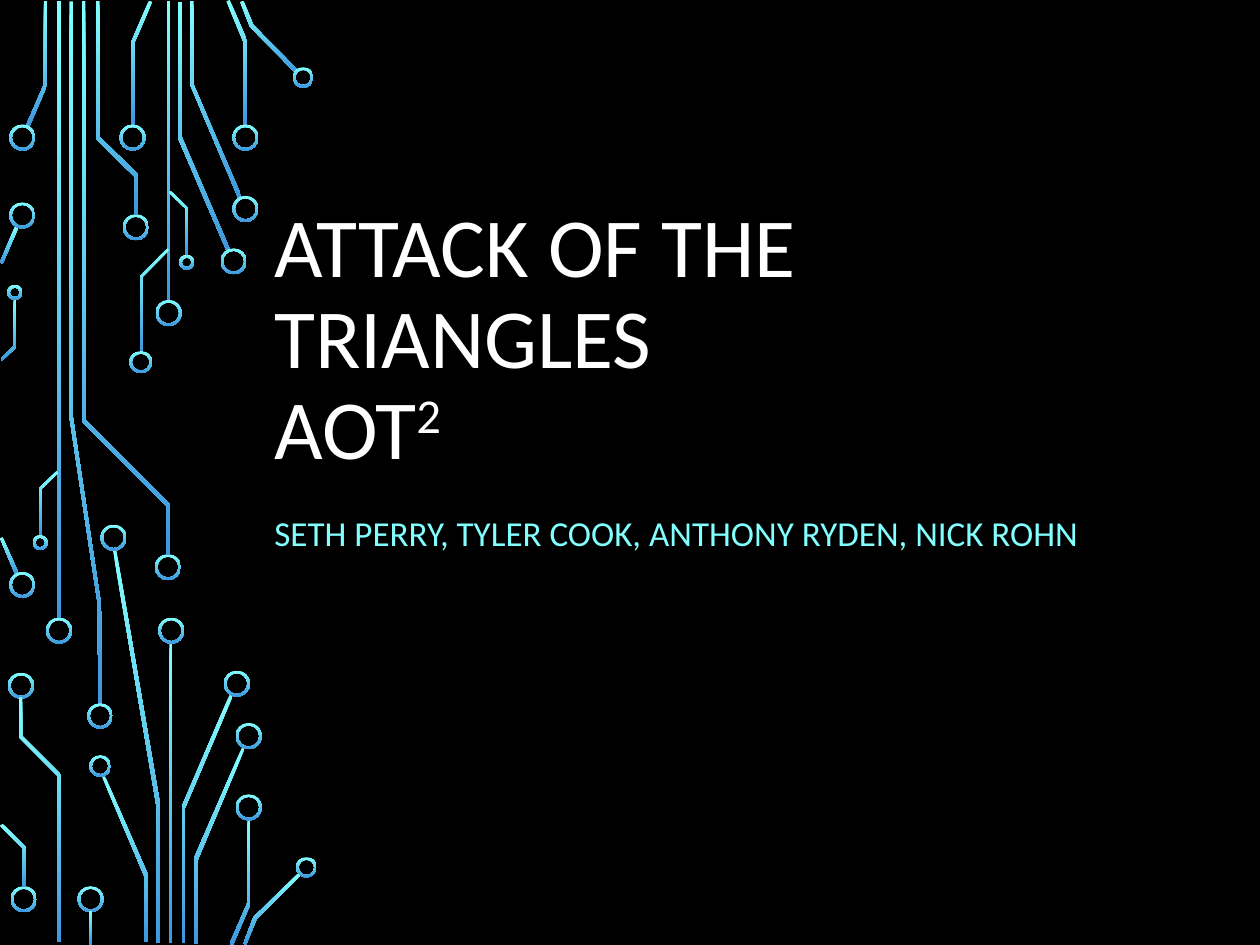
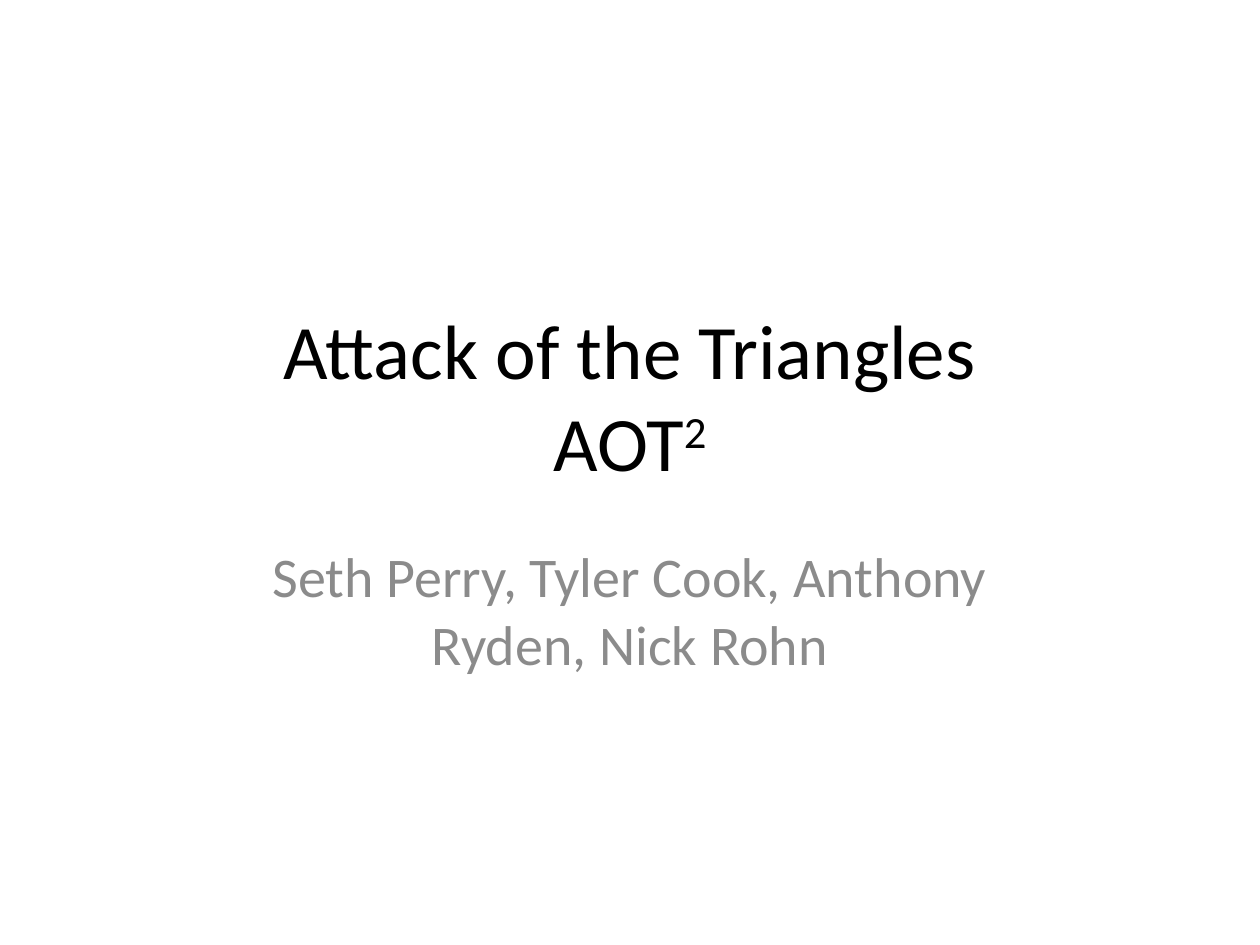
Before and after one commit to sperry94/ANST_Project, a slide deck: slide 1 of AOT2ProjectPresentation.pptx. Drawn at 1260x945 pixels with LibreOffice and Linux fonts; fonts in the diff are those of the drawing; background and template pictures are left out. Boxes give left, top, right and bottom in pixels: in the first picture for what was removed or moved away, otherwise in the second. Text is boxed around its words. In the diff, an @@ line names an element or a change of style, - is before the commit and + after.

```diff
--- a/AOT2ProjectPresentation.pptx
+++ b/AOT2ProjectPresentation.pptx
@@ background picture (left out) to #FFFFFF @@
@@ title "Attack of the Triangles AOT2" at (x1=283, y1=325, x2=976, y2=393): vertical alignment bottom to middle @@
@@ title at (x1=283, y1=325, x2=976, y2=393): text changed; size 48 to 44 pt; text colour #FFFFFF to #000000 @@
-ATTACK OF THE TRIANGLES
-AOT2
+Attack of the Triangles
+AOT2
@@ subtitle at (x1=273, y1=558, x2=987, y2=674): text changed; size 20 to 32 pt; text colour #82FFFF to #8C8C8C @@
-SETH PERRY, TYLER COOK, ANTHONY RYDEN, NICK ROHN
+Seth Perry, Tyler Cook, Anthony Ryden, Nick Rohn
@@ group removed at (x1=0, y1=0, x2=318, y2=945): 50 freeform shapes, 4 rectangles @@
```
Also in this commit, not shown: 10 other slides changed, 2 slides added.
